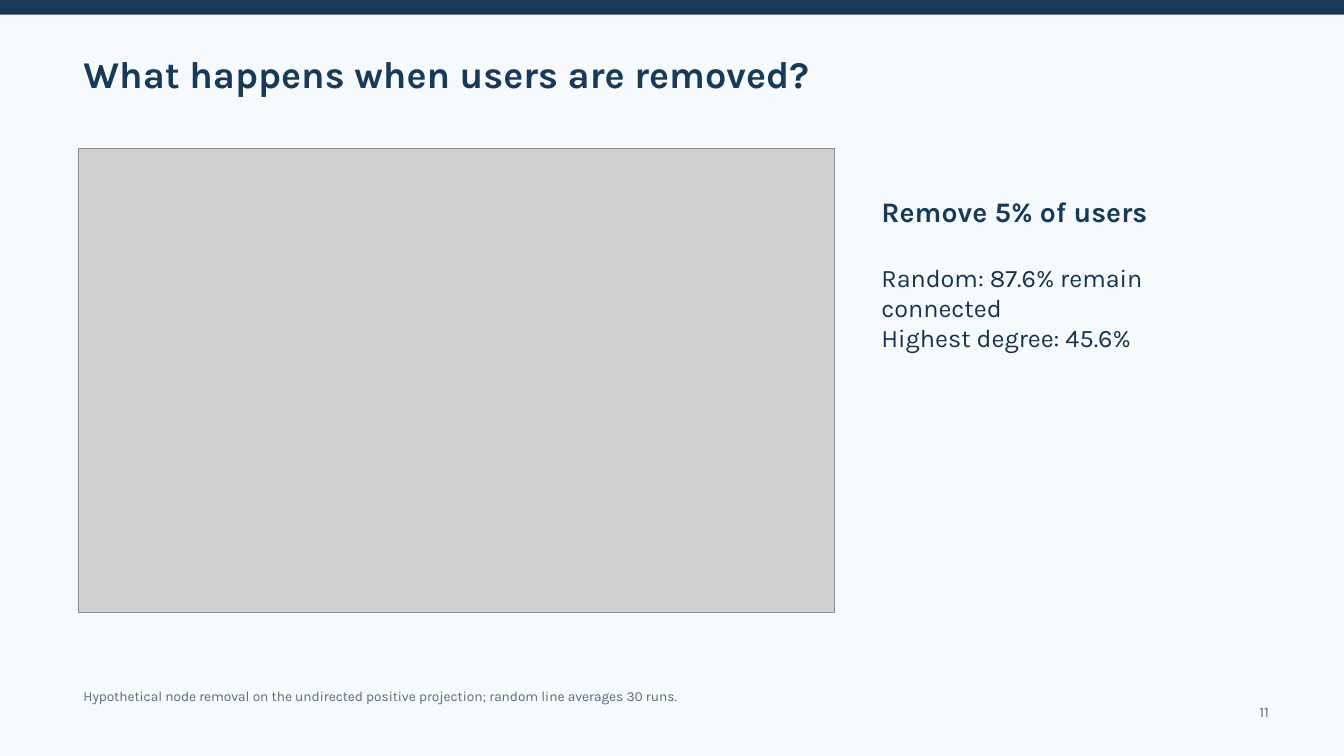
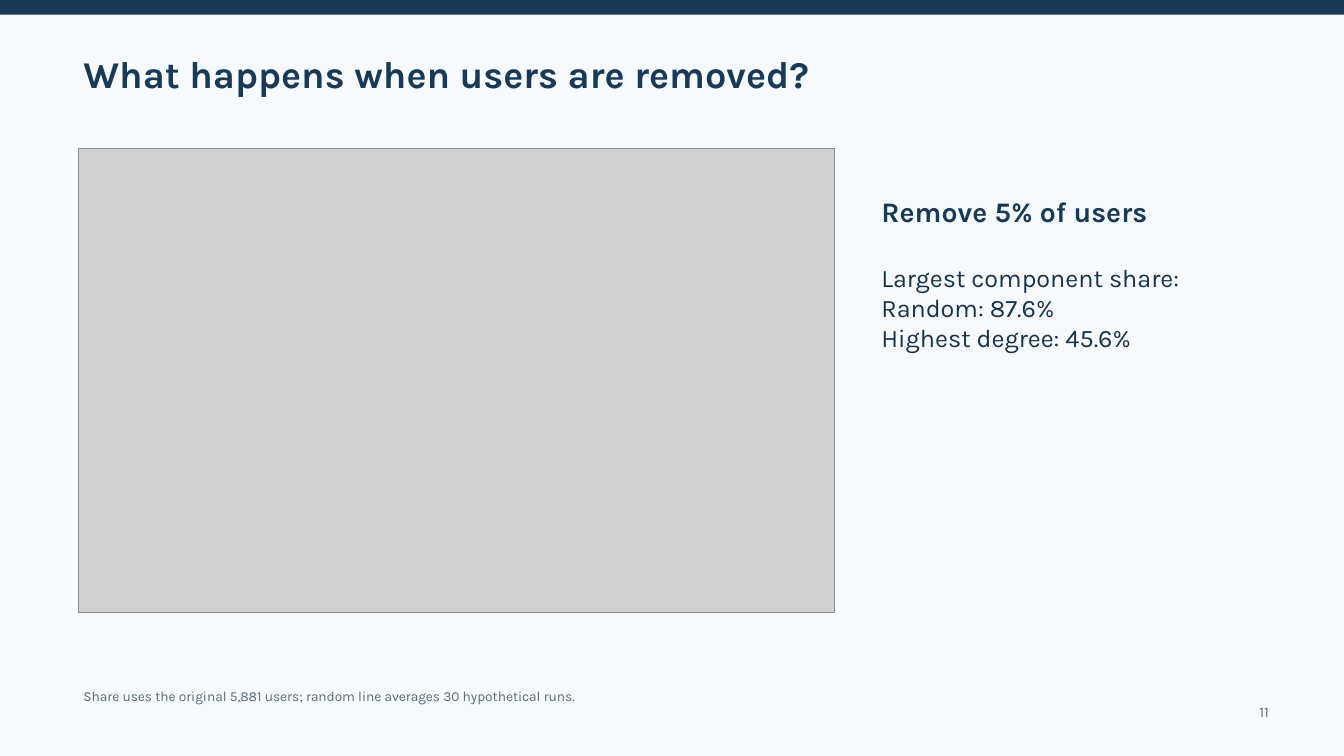
Before and after one commit to O-2wice/bitcoin-otc-trust-network-science, a slide deck: slide 11 of presentation/bitcoin_otc_network_science.pptx. Drawn at 1344x756 pixels with LibreOffice and Linux fonts; fonts in the diff are those of the drawing; grey boxes stand for pictures. Boxes give left, top, right and bottom in pixels: in the first picture for what was removed or moved away, otherwise in the second. Text is boxed around its words. In the diff, an @@ line names an element or a change of style, - is before the commit and + after.

Commit message:
Finalize project presentation and reproduction record

```diff
--- a/presentation/bitcoin_otc_network_science.pptx
+++ b/presentation/bitcoin_otc_network_science.pptx
@@ text at bbox=[881, 269, 1179, 318]: text changed @@
-Random: 87.6% remain connected
+Largest component share:
+Random: 87.6%
@@ text at bbox=[83, 691, 575, 705]: text changed @@
-Hypothetical node removal on the undirected positive projection; random line averages 30 runs.
+Share uses the original 5,881 users; random line averages 30 hypothetical runs.
```
Also in this commit, not shown: 3 other slides changed, 1 slide added, 3 other files.
